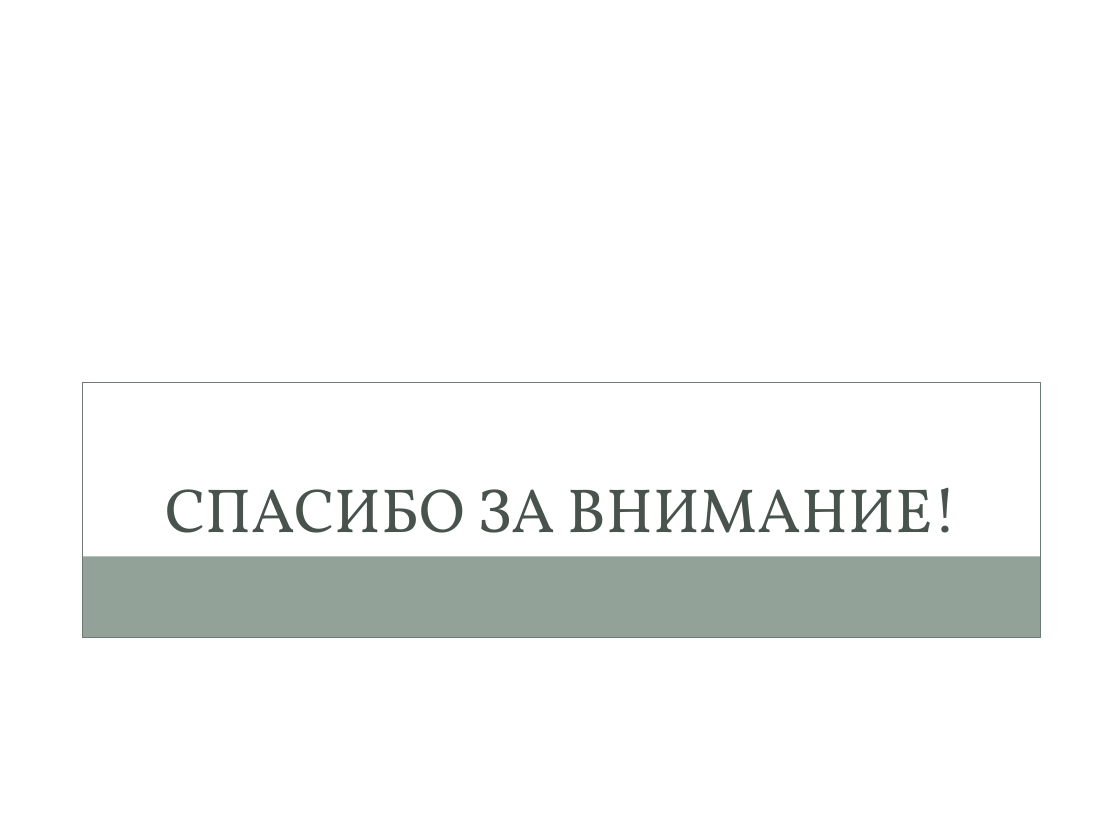
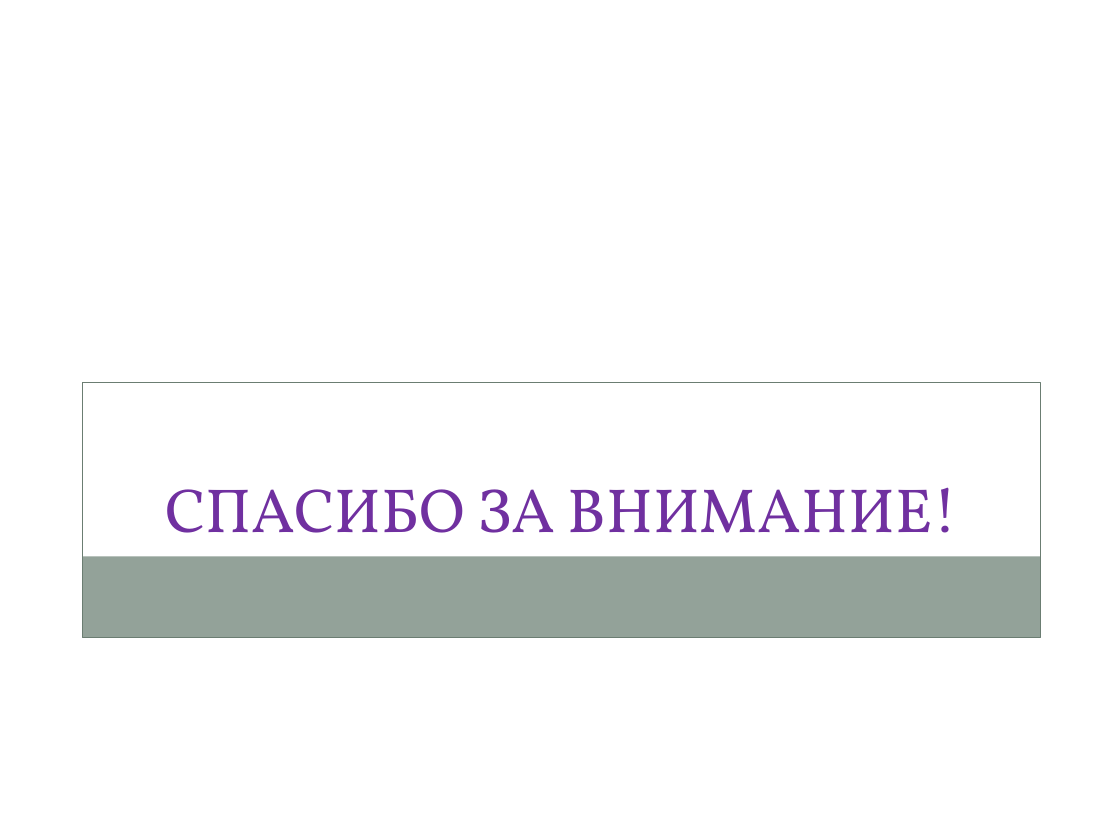
Before and after one commit to IlyaMazaev/yl_web_project_2021, a slide deck: slide 6 of Post It.pptx. Drawn at 1120x840 pixels with LibreOffice and Linux fonts; fonts in the diff are those of the drawing; background and template pictures are left out. Boxes give left, top, right and bottom in pixels: in the first picture for what was removed or moved away, otherwise in the second. Text is boxed around its words. In the diff, an @@ line names an element or a change of style, - is before the commit and + after.

```diff
--- a/Post It.pptx
+++ b/Post It.pptx
@@ title "СПАСИБО ЗА ВНИМАНИЕ!" at box(165, 487, 959, 560): text colour #47534C to #7030A0 @@
```
Also in this commit, not shown: 5 other slides changed, 3 other files.
